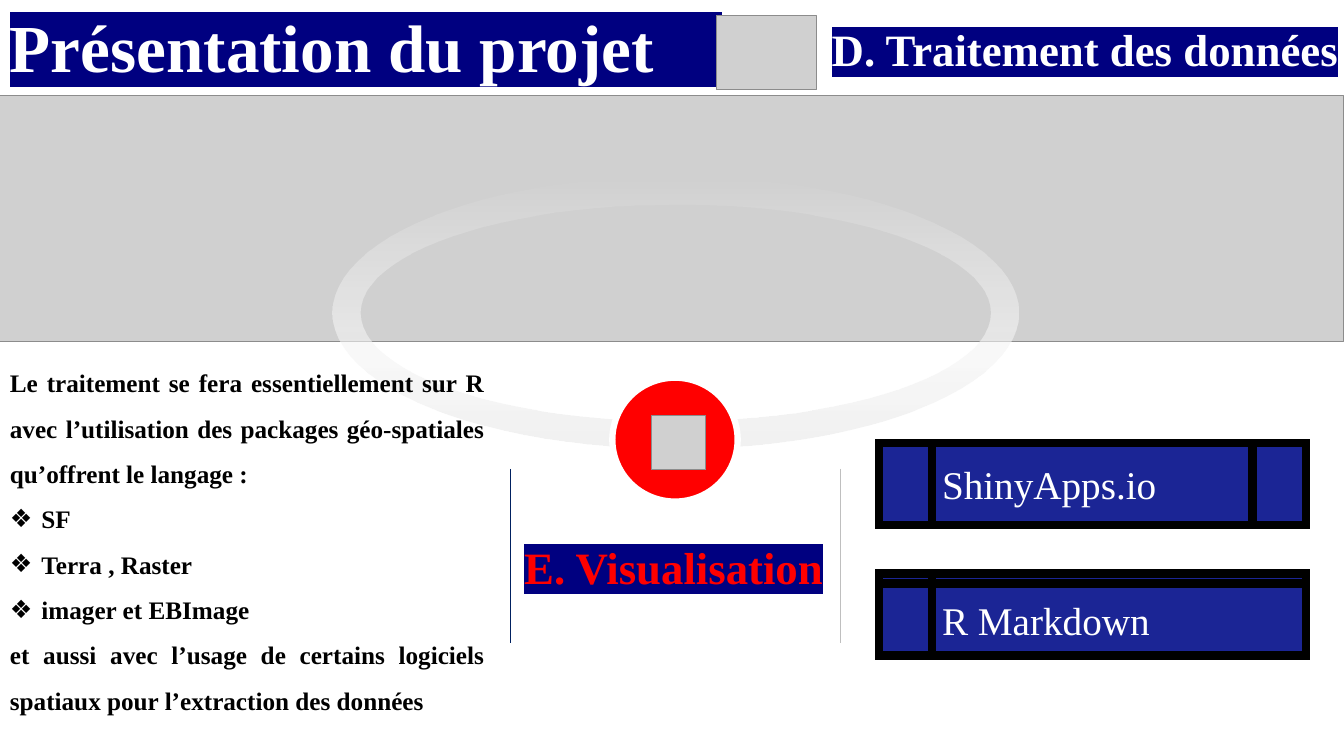
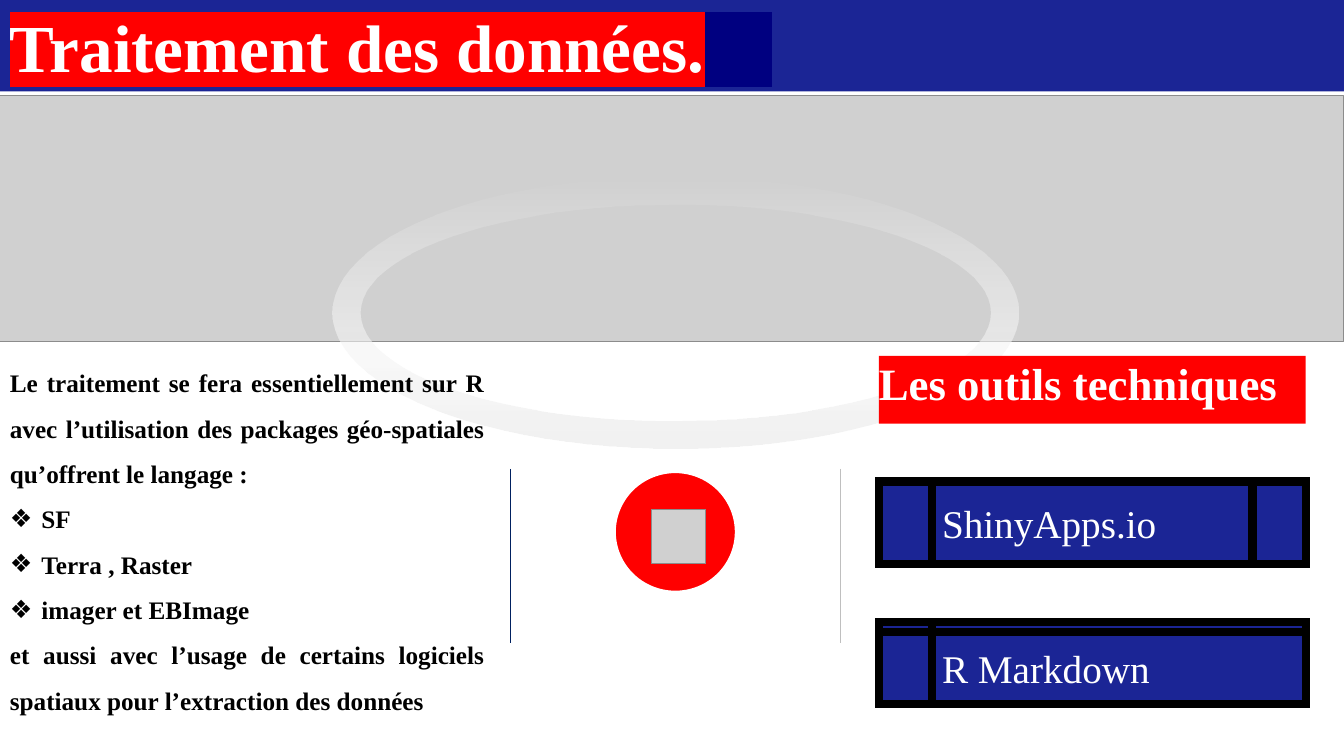
Before and after one commit to Mame1808/myrepo, a slide deck: slide 9 of Presentation_du_projet.pptx (slide 8 before the commit). Drawn at 1344x756 pixels with LibreOffice and Linux fonts; fonts in the diff are those of the drawing; grey boxes stand for pictures. Boxes give left, top, right and bottom in pixels: in the first picture for what was removed or moved away, otherwise in the second. Text is boxed around its words. In the diff, an @@ line names an element or a change of style, - is before the commit and + after.

```diff
--- a/Presentation_du_projet.pptx
+++ b/Presentation_du_projet.pptx
@@ rectangle "Traitement des données.": place and size @@
-rectangle "Traitement des données." at (832,35,1337,67)
+rectangle "Traitement des données." at (0,0,1344,92)
@@ rectangle "Traitement des données." at (0,0,1344,92): fill none to #1B2595 @@
@@ text in rectangle at (10,25,704,73): text changed; size 32 to 48 pt @@
-D. Traitement des données
+Traitement des données.
@@ text removed at (10,25,654,84) @@
-Présentation du projet
@@ picture removed at (717,15,818,90) @@
@@ rectangle added at (879,356,1307,423), fill #FF0000, 32 pt, text #FFFFFF, bold @@
+Les outils techniques
@@ ellipse: place and size @@
-ellipse at (613,378,738,502)
+ellipse at (613,470,738,594)
@@ picture: place and size @@
-picture at (651,415,706,470)
+picture at (651,509,706,564)
@@ flow chart predefined process "ShinyApps.io": place and size @@
-flow chart predefined process "ShinyApps.io" at (879,443,1307,525)
+flow chart predefined process "ShinyApps.io" at (879,482,1307,565)
@@ text removed at (524,553,823,585) @@
-E. Visualisation
@@ flow chart internal storage "R Markdown": place and size @@
-flow chart internal storage "R Markdown" at (879,574,1307,656)
+flow chart internal storage "R Markdown" at (879,622,1307,705)
```
Also in this commit, not shown: 8 other slides changed, 1 slide added, 1 other file.
